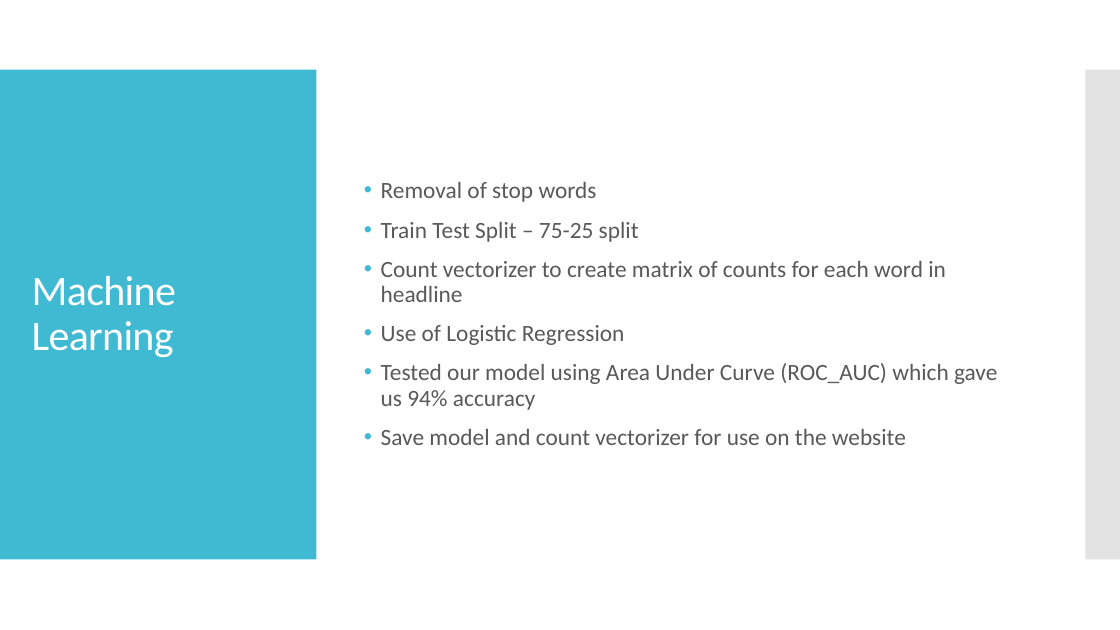
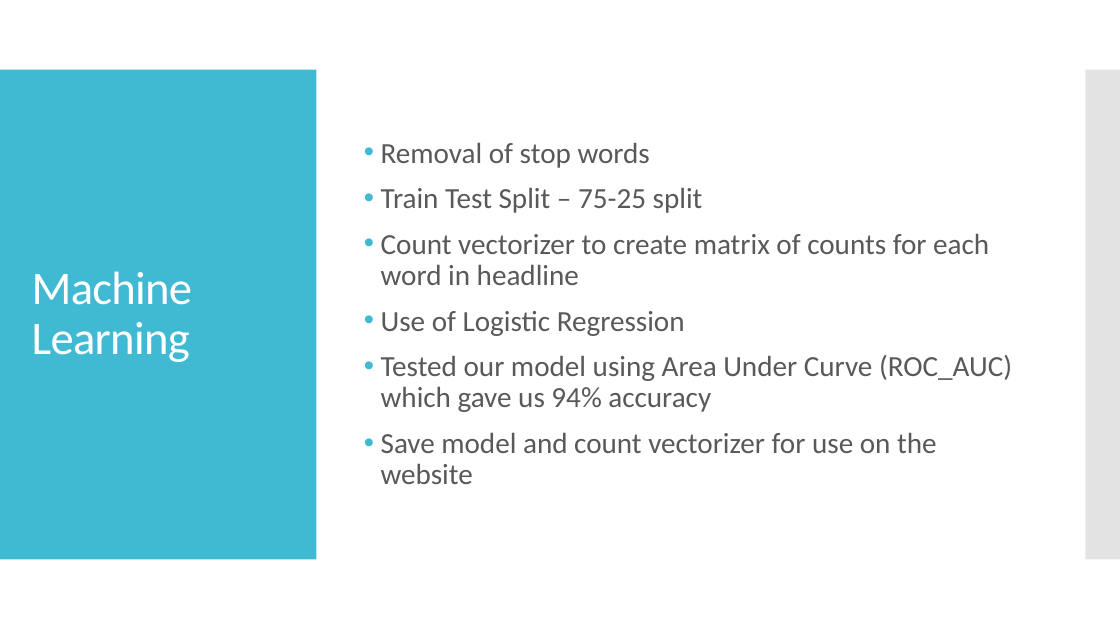
Before and after one commit to matthewbelevski/project-3, a slide deck: slide 6 of Project 3 - Final Presentation.pptx (slide 5 before the commit). Drawn at 1120x630 pixels with LibreOffice and Linux fonts; fonts in the diff are those of the drawing; background and template pictures are left out. Boxes give left, top, right and bottom in pixels: in the first picture for what was removed or moved away, otherwise in the second. Text is boxed around its words. In the diff, an @@ line names an element or a change of style, - is before the commit and + after.

```diff
--- a/Project 3 - Final Presentation.pptx
+++ b/Project 3 - Final Presentation.pptx
@@ text "Removal of stop words" at <box>381,142,1012,484</box>: size 20 to 25 pt @@
@@ title "Machine Learning" at <box>32,271,193,362</box>: size 36 to 40 pt @@
```
Also in this commit, not shown: 9 other slides changed, 2 slides added, 1 slide removed, 4 other files.
